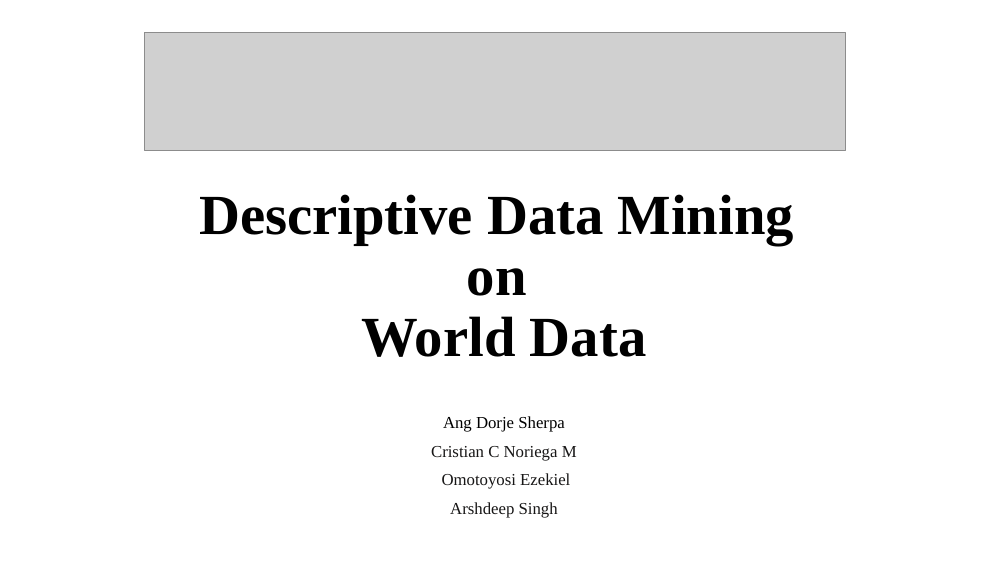
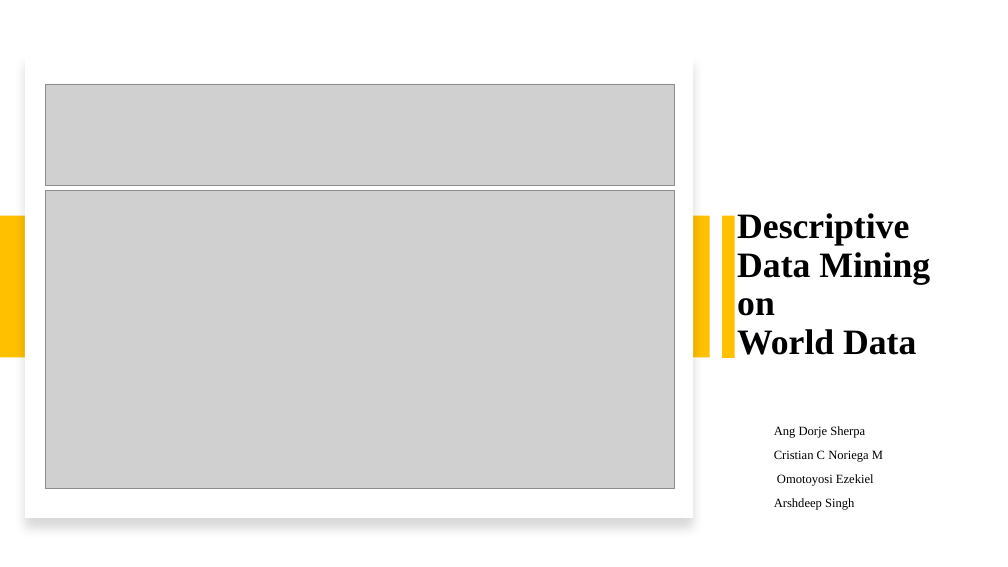
Before and after one commit to toyosi11/0.ProjectDataMiningFall2023, a slide deck: slide 1 of 10.05.2023.Data_Descriptive_Presentation.pptx. Drawn at 1008x567 pixels with LibreOffice and Linux fonts; fonts in the diff are those of the drawing; grey boxes stand for pictures. Boxes give left, top, right and bottom in pixels: in the first picture for what was removed or moved away, otherwise in the second. Text is boxed around its words. In the diff, an @@ line names an element or a change of style, - is before the commit and + after.

```diff
--- a/10.05.2023.Data_Descriptive_Presentation.pptx
+++ b/10.05.2023.Data_Descriptive_Presentation.pptx
@@ rectangle added at (25, 55, 693, 518), fill #FFFFFF @@
@@ picture: place and size @@
-picture at (144, 33, 845, 150)
+picture at (45, 84, 675, 185)
@@ title "Descriptive Data Mining on World ...": place and size @@
-title "Descriptive Data Mining on World ..." at (199, 194, 794, 357)
+title "Descriptive Data Mining on World ..." at (737, 213, 930, 355)
@@ title "Descriptive Data Mining on World ..." at (737, 213, 930, 355): size 54 to 34 pt; alignment centre to left; vertical alignment bottom to middle @@
@@ picture added at (45, 191, 675, 489) @@
@@ rectangle added at (0, 216, 710, 358), fill #FFC000 @@
@@ rectangle added at (722, 216, 735, 358), fill #FFC000 @@
@@ subtitle "Ang Dorje Sherpa": place and size @@
-subtitle "Ang Dorje Sherpa" at (431, 416, 577, 518)
+subtitle "Ang Dorje Sherpa" at (774, 426, 883, 510)
@@ subtitle "Ang Dorje Sherpa" at (774, 426, 883, 510): size 16 to 12 pt; text colour #171616 to #000000 in "Cristian C Noriega M", "Omotoyosi Ezekiel", "Arshdeep Singh"; alignment centre to left @@
```
Also in this commit, not shown: 11 other slides changed, 2 other files.
